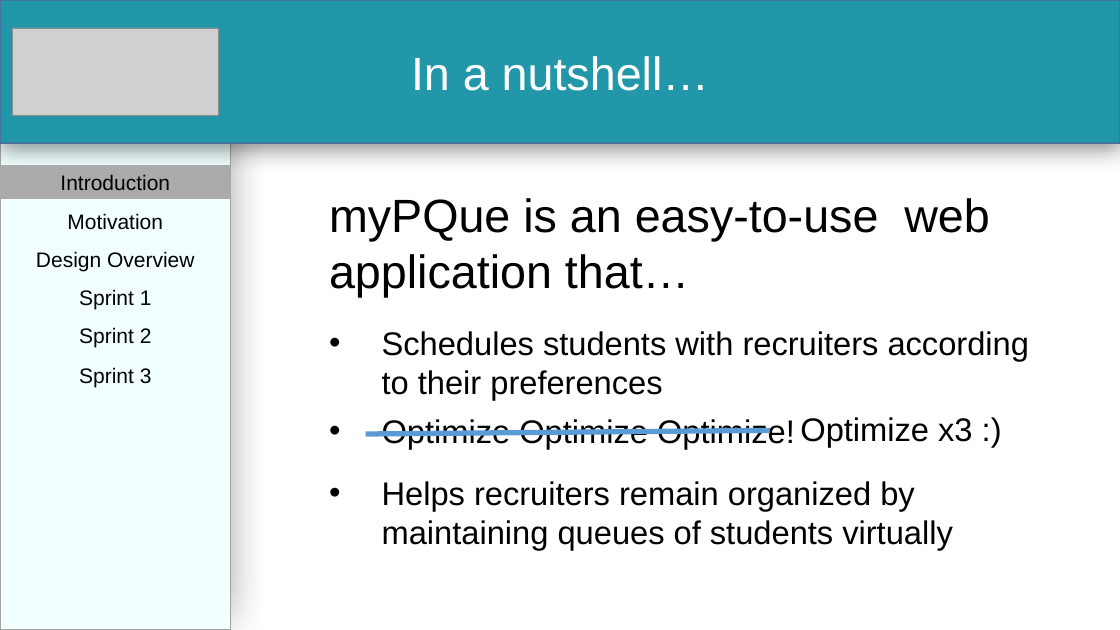
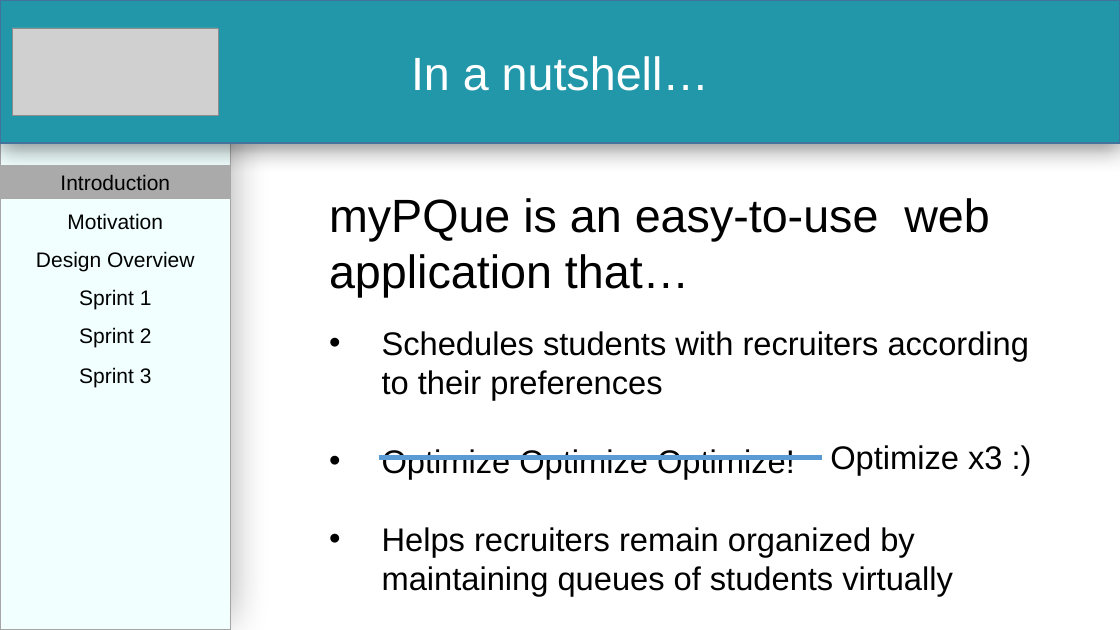
Before and after one commit to PalinaRawat/MyPQue, a slide deck: slide 3 of Documents/Team 7 - Sprint 3 Presentation.pptx. Drawn at 1120x630 pixels with LibreOffice and Linux fonts; fonts in the diff are those of the drawing; grey boxes stand for pictures. Boxes give left, top, right and bottom in pixels: in the first picture for what was removed or moved away, otherwise in the second. Text is boxed around its words. In the diff, an @@ line names an element or a change of style, - is before the commit and + after.

Commit message:
modified effects

```diff
--- a/Documents/Team 7 - Sprint 3 Presentation.pptx
+++ b/Documents/Team 7 - Sprint 3 Presentation.pptx
@@ text removed at <box>382,419,795,449</box> @@
-• Optimize Optimize Optimize!
@@ text at <box>382,449,953,596</box>: paragraphs added @@
+• Optimize Optimize Optimize!
+• Helps recruiters remain organized by maintaining queues of students virtually
@@ text "Optimize x3 :)": place and size @@
-text "Optimize x3 :)" at <box>800,417,972,447</box>
+text "Optimize x3 :)" at <box>830,445,1002,475</box>
@@ line moved from (365, 434) - (770, 430) to (379, 457) - (823, 457) @@
@@ text removed at <box>382,481,953,550</box> @@
-• Helps recruiters remain organized by maintaining queues of students virtually
```
